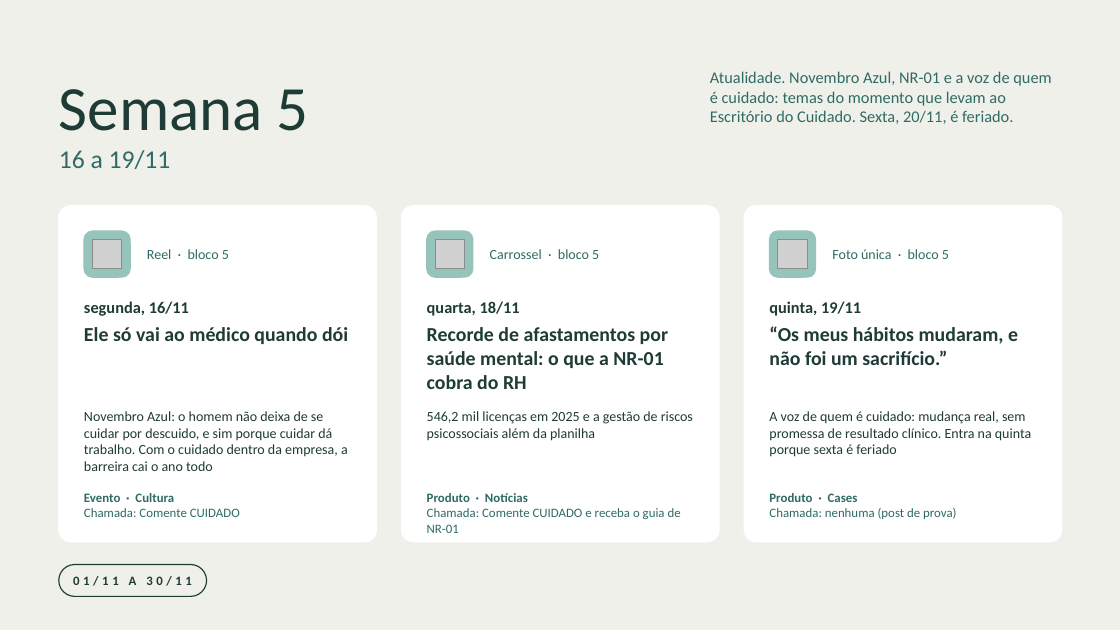
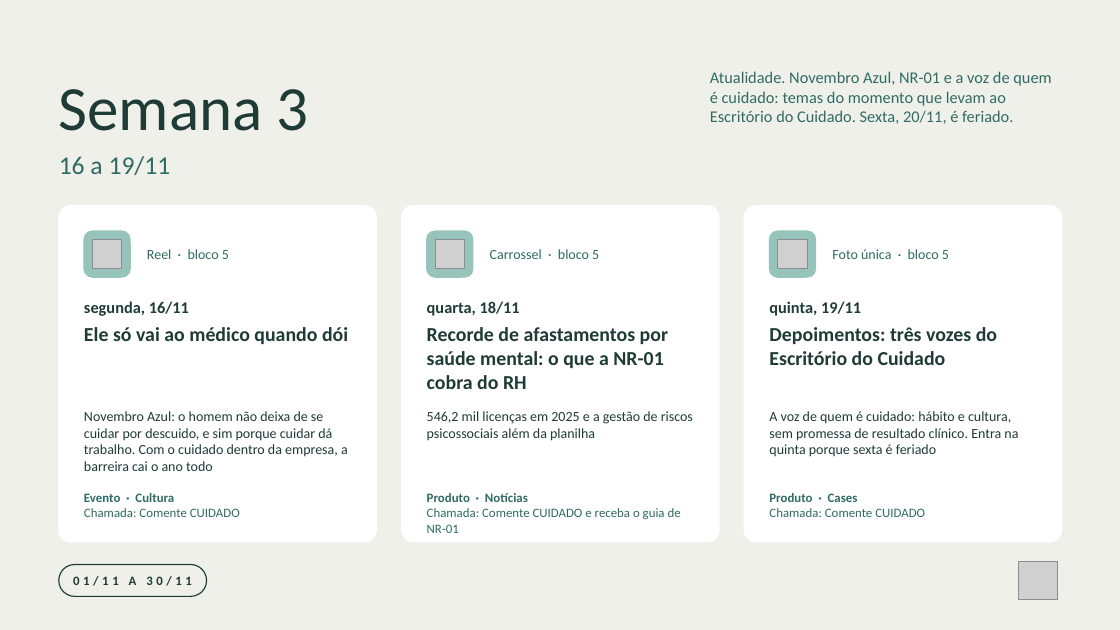
Before and after one commit to nina-rebello/comunicao-fh, a slide deck: slide 5 of marketing/calendario-novembro/Programacao_Instagram_Novembro_2026.pptx. Drawn at 1120x630 pixels with LibreOffice and Linux fonts; fonts in the diff are those of the drawing; grey boxes stand for pictures; background and template pictures are left out. Boxes give left, top, right and bottom in pixels: in the first picture for what was removed or moved away, otherwise in the second. Text is boxed around its words. In the diff, an @@ line names an element or a change of style, - is before the commit and + after.

```diff
--- a/marketing/calendario-novembro/Programacao_Instagram_Novembro_2026.pptx
+++ b/marketing/calendario-novembro/Programacao_Instagram_Novembro_2026.pptx
@@ text at [59, 89, 309, 131]: text changed @@
-Semana 5
+Semana 3
@@ text "16 a 19/11" at [59, 156, 171, 175]: less space between paragraphs; vertical alignment top to middle @@
@@ text at [769, 327, 997, 365]: text changed @@
-“Os meus hábitos mudaram, e não foi um sacrifício.”
+Depoimentos: três vozes do Escritório do Cuidado
@@ text at [769, 411, 1018, 457]: text changed @@
-A voz de quem é cuidado: mudança real, sem promessa de resultado clínico. Entra na quinta porque sexta é feriado
+A voz de quem é cuidado: hábito e cultura, sem promessa de resultado clínico. Entra na quinta porque sexta é feriado
@@ text at [769, 508, 925, 517]: text changed @@
-Chamada: nenhuma (post de prova)
+Chamada: Comente CUIDADO
@@ picture added at [1019, 561, 1058, 600] @@
```
Also in this commit, not shown: 6 other slides changed, 13 other files.
